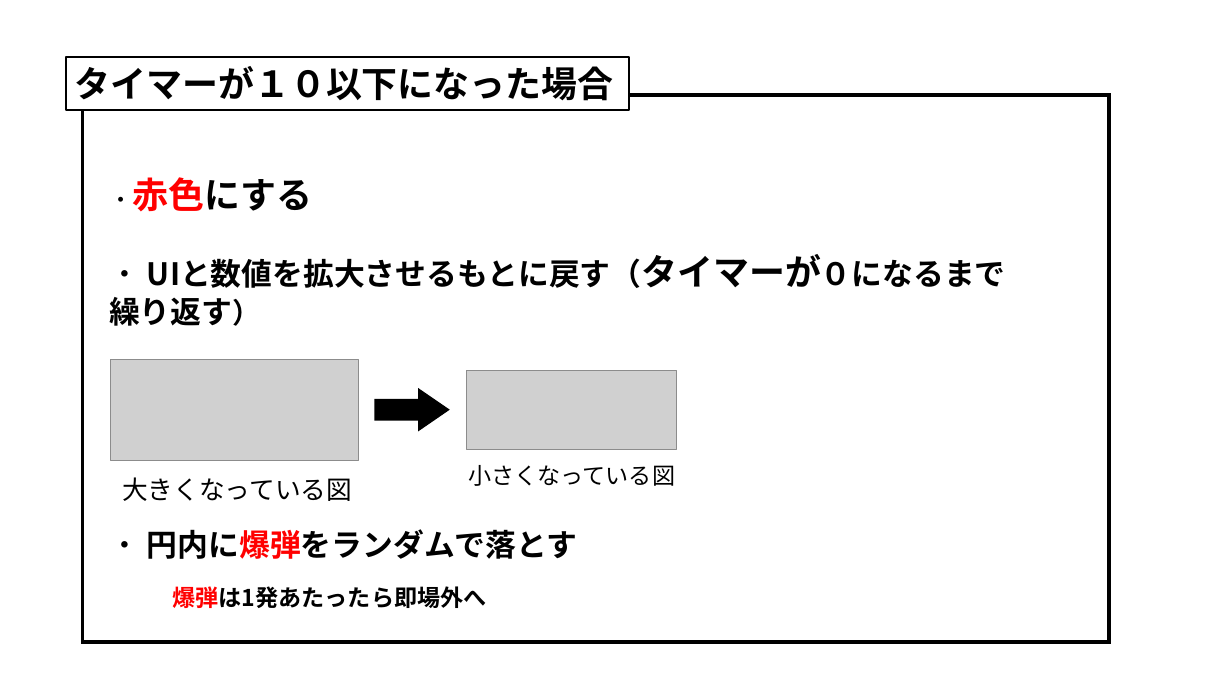
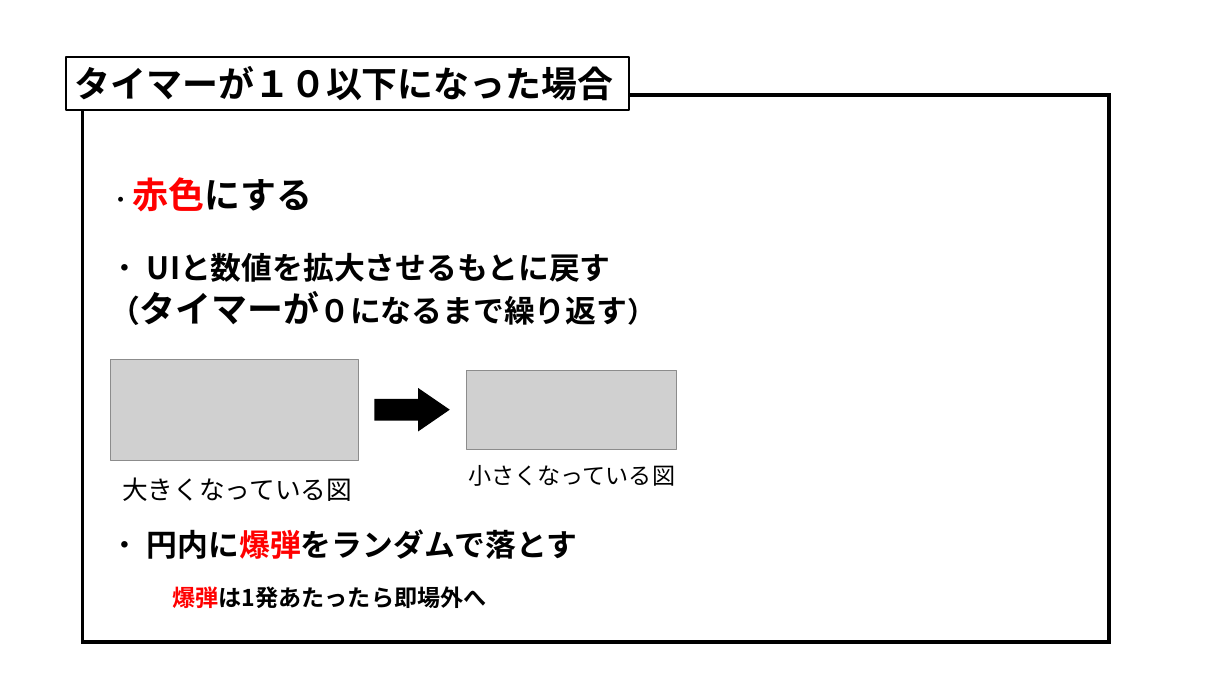
Before and after one commit to MizukiKato0416/sotsugyou_time_kato, a slide deck: slide 14 of 卒業制作_超ぶっ飛び超絶バトロワ（仮）.pptx. Drawn at 1232x693 pixels with LibreOffice and Linux fonts; fonts in the diff are those of the drawing; grey boxes stand for pictures. Boxes give left, top, right and bottom in pixels: in the first picture for what was removed or moved away, otherwise in the second. Text is boxed around its words. In the diff, an @@ line names an element or a change of style, - is before the commit and + after.

```diff
--- a/卒業制作_超ぶっ飛び超絶バトロワ（仮）.pptx
+++ b/卒業制作_超ぶっ飛び超絶バトロワ（仮）.pptx
@@ text at <box>109,252,627,325</box>: text changed @@
-・ UIと数値を拡大させるもとに戻す（タイマーが０になるまで繰り返す）
+・ UIと数値を拡大させるもとに戻す
+（タイマーが０になるまで繰り返す）
```
Also in this commit, not shown: 2 other slides changed, 1 other file.
